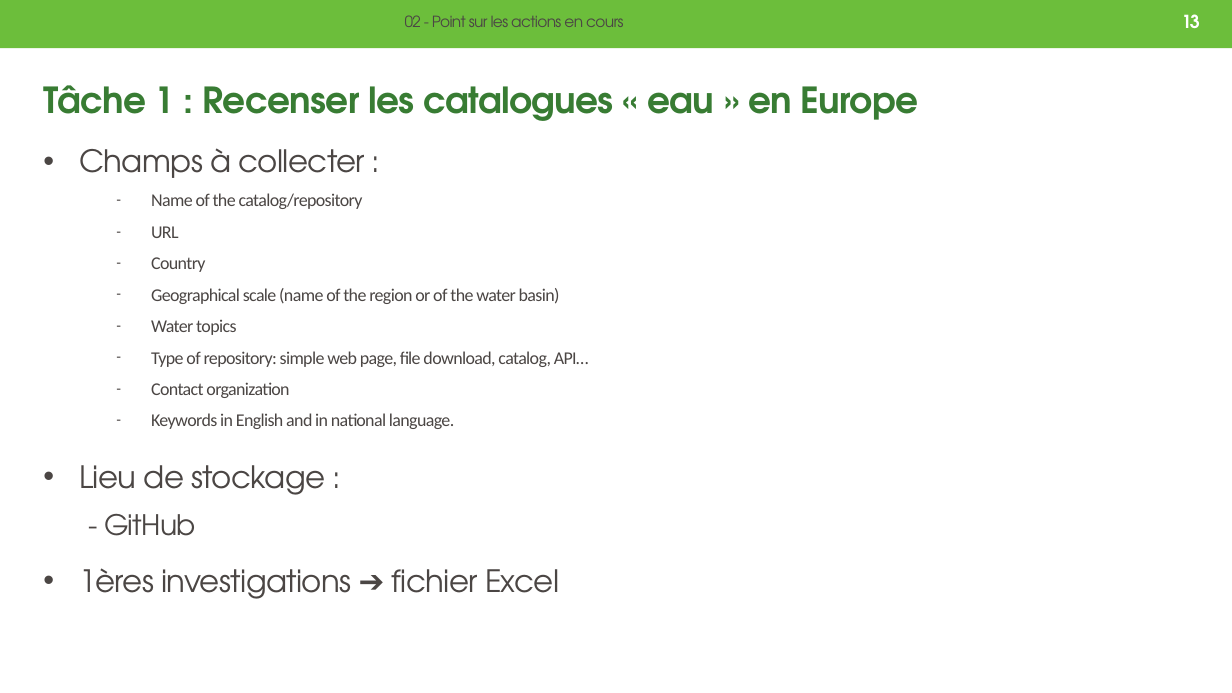
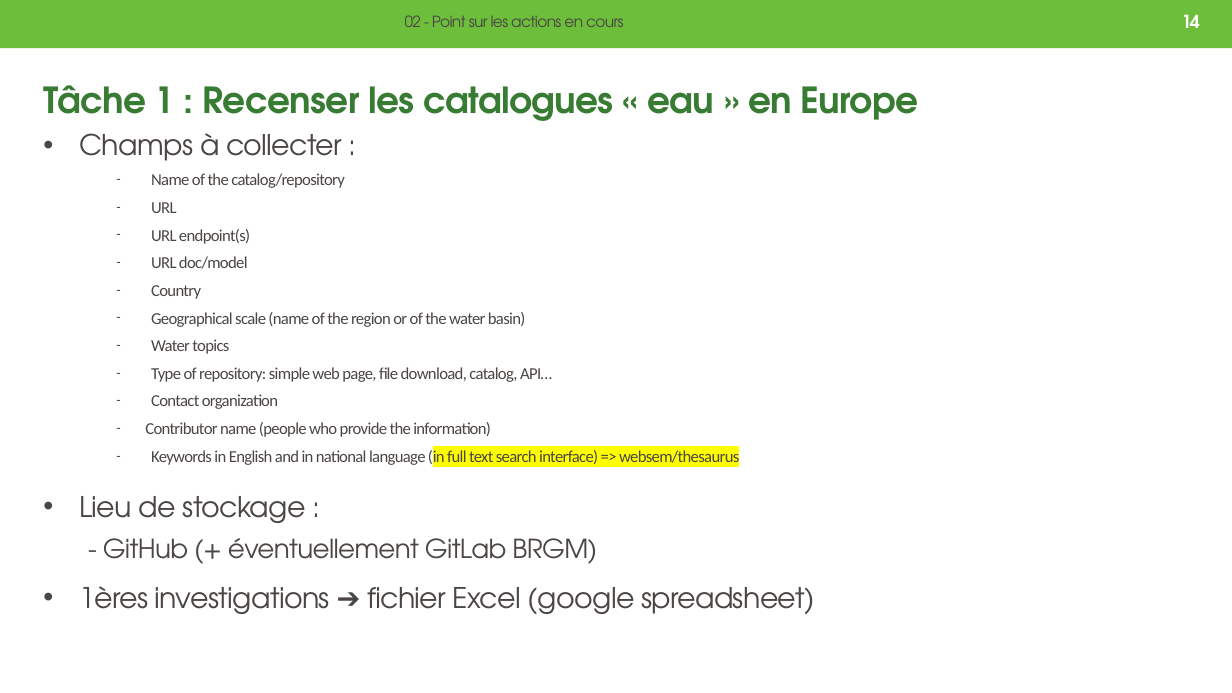
Before and after one commit to ndhuygelaere/fair-water-data-catalog, a slide deck: slide 14 of 20250509_lancement_fair_catalog.pptx (slide 13 before the commit). Drawn at 1232x693 pixels with LibreOffice and Linux fonts; fonts in the diff are those of the drawing; background and template pictures are left out. Boxes give left, top, right and bottom in pixels: in the first picture for what was removed or moved away, otherwise in the second. Text is boxed around its words. In the diff, an @@ line names an element or a change of style, - is before the commit and + after.

```diff
--- a/20250509_lancement_fair_catalog.pptx
+++ b/20250509_lancement_fair_catalog.pptx
@@ page number at <box>1182,14,1200,28</box>: text changed @@
-13
+14
@@ text at <box>79,133,552,523</box>: size 24 to 22.2 pt in "Champs à collecter :", "Lieu de stockage :"; size 14 to 12.9 pt in "Name of the catalog/repository", "URL", "Country", "Geographical scale (name of the region or ..." and 3 more places; line spacing 1.14 to 1.04; line spacing 1.1 to 1 @@
@@ text at <box>151,229,250,269</box>: paragraphs added @@
+    – URL endpoint(s)
+    – URL doc/model
@@ text at <box>145,422,739,466</box>: text changed; size 14 to 12.9 pt @@
-    – Keywords in English and in national language.
+    – Contributor name (people who provide the information)
+    – Keywords in English and in national language (in full text search interface) => websem/thesaurus
@@ text at <box>79,538,814,614</box>: text changed; size 24 to 22.2 pt @@
-  - GitHub
-• 1ères investigations ➔ fichier Excel
+  - GitHub (+ éventuellement GitLab BRGM)
+• 1ères investigations ➔ fichier Excel (google spreadsheet)
```
Also in this commit, not shown: 3 other slides changed, 1 slide added.
